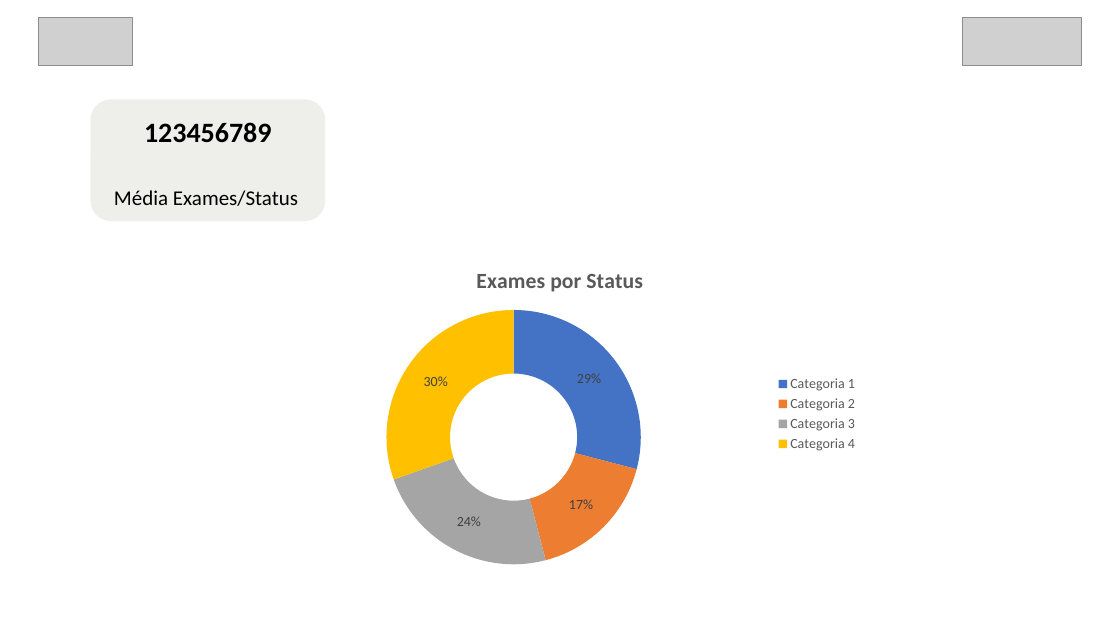
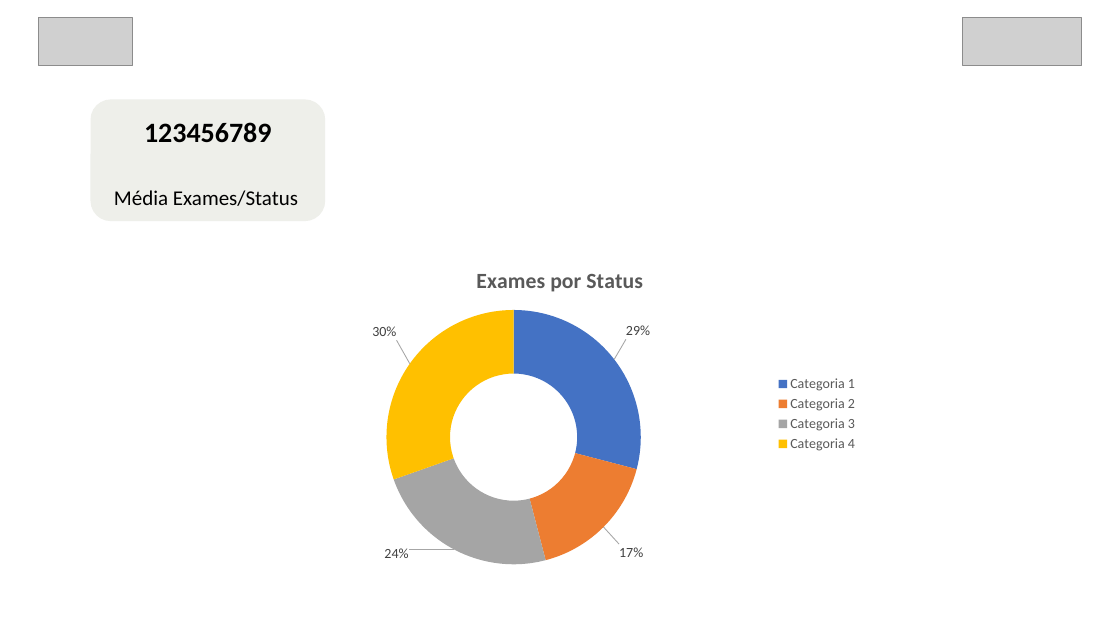
Before and after one commit to programadorGRS/GRS_Manager, a slide deck: slide 4 of src/main/conv_exames/ppt/base_conv_exames_v2.pptx. Drawn at 1120x630 pixels with LibreOffice and Linux fonts; fonts in the diff are those of the drawing; grey boxes stand for pictures; background and template pictures are left out. Boxes give left, top, right and bottom in pixels: in the first picture for what was removed or moved away, otherwise in the second. Text is boxed around its words. In the diff, an @@ line names an element or a change of style, - is before the commit and + after.

```diff
--- a/src/main/conv_exames/ppt/base_conv_exames_v2.pptx
+++ b/src/main/conv_exames/ppt/base_conv_exames_v2.pptx
@@ doughnut chart at box(253, 252, 867, 576) @@
@@ data labels of Series 1 changed @@
```
Also in this commit, not shown: 3 other slides changed.
